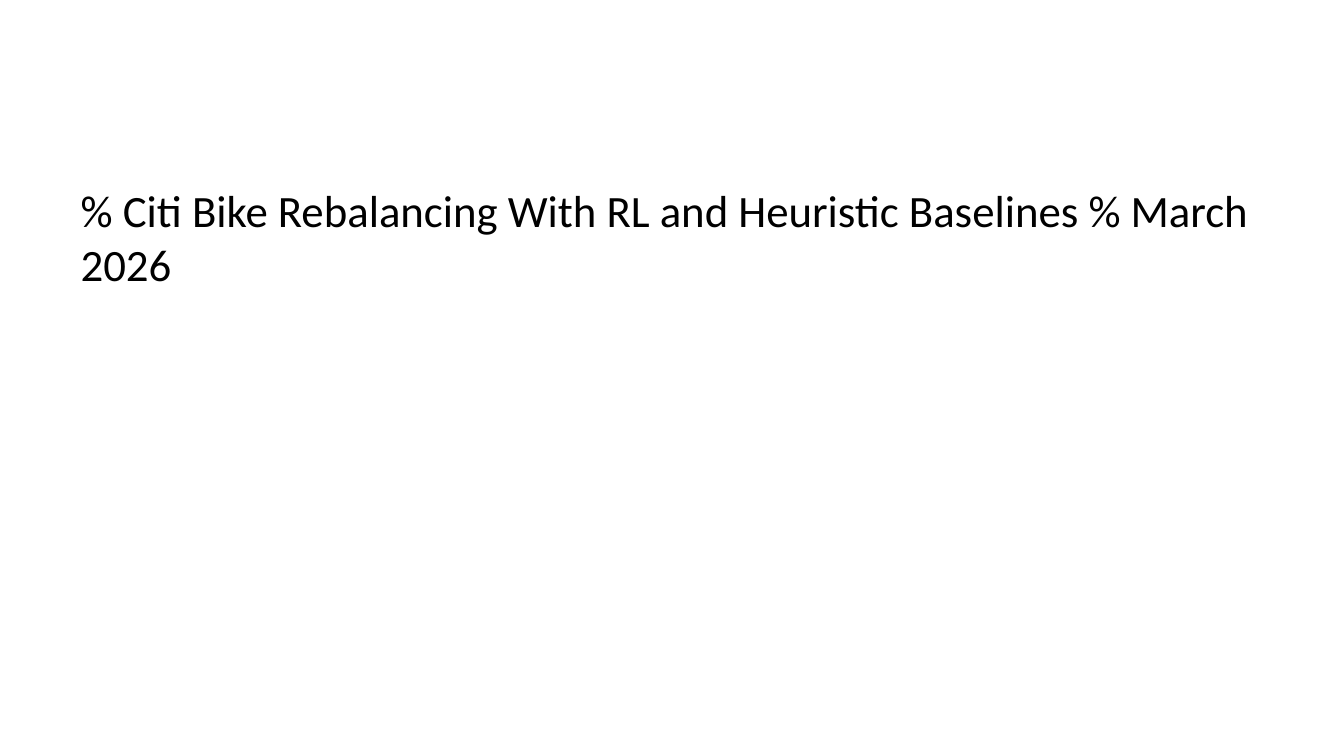
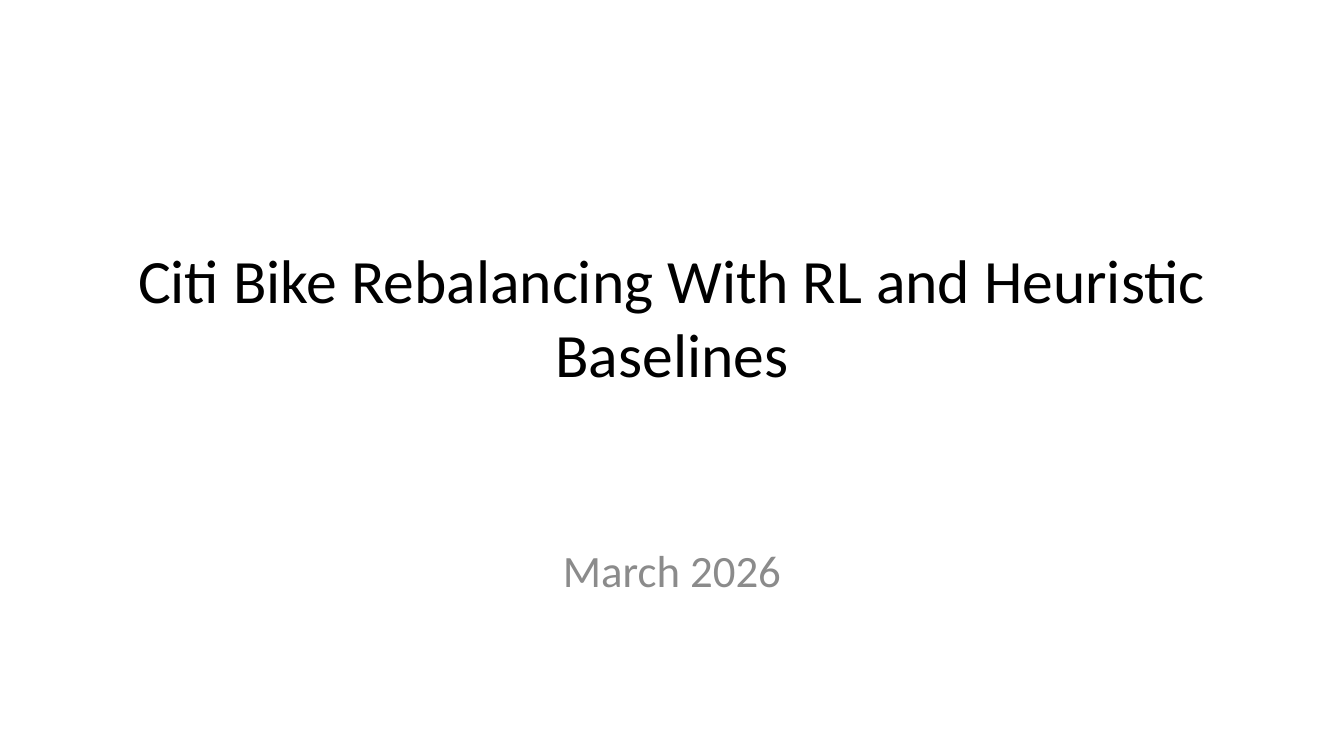
Before and after one commit to zhongnz/citibikeRL, a slide deck: slide 1 of docs/presentation/deck_final.pptx. Drawn at 1344x756 pixels with LibreOffice and Linux fonts; fonts in the diff are those of the drawing. Boxes give left, top, right and bottom in pixels: in the first picture for what was removed or moved away, otherwise in the second. Text is boxed around its words. In the diff, an @@ line names an element or a change of style, - is before the commit and + after.

```diff
--- a/docs/presentation/deck_final.pptx
+++ b/docs/presentation/deck_final.pptx
@@ title "Citi Bike Rebalancing With RL ..." at <box>138,260,1205,378</box>: vertical alignment top to middle @@
@@ title at <box>138,260,1205,378</box>: text changed; size 24 to 33 pt @@
-% Citi Bike Rebalancing With RL and Heuristic Baselines % March 2026
+Citi Bike Rebalancing With RL and Heuristic Baselines
@@ subtitle added at <box>563,556,781,587</box>, 24 pt, text #8C8C8C @@
+March 2026
```
Also in this commit, not shown: 3 slides removed, 18 other files.
